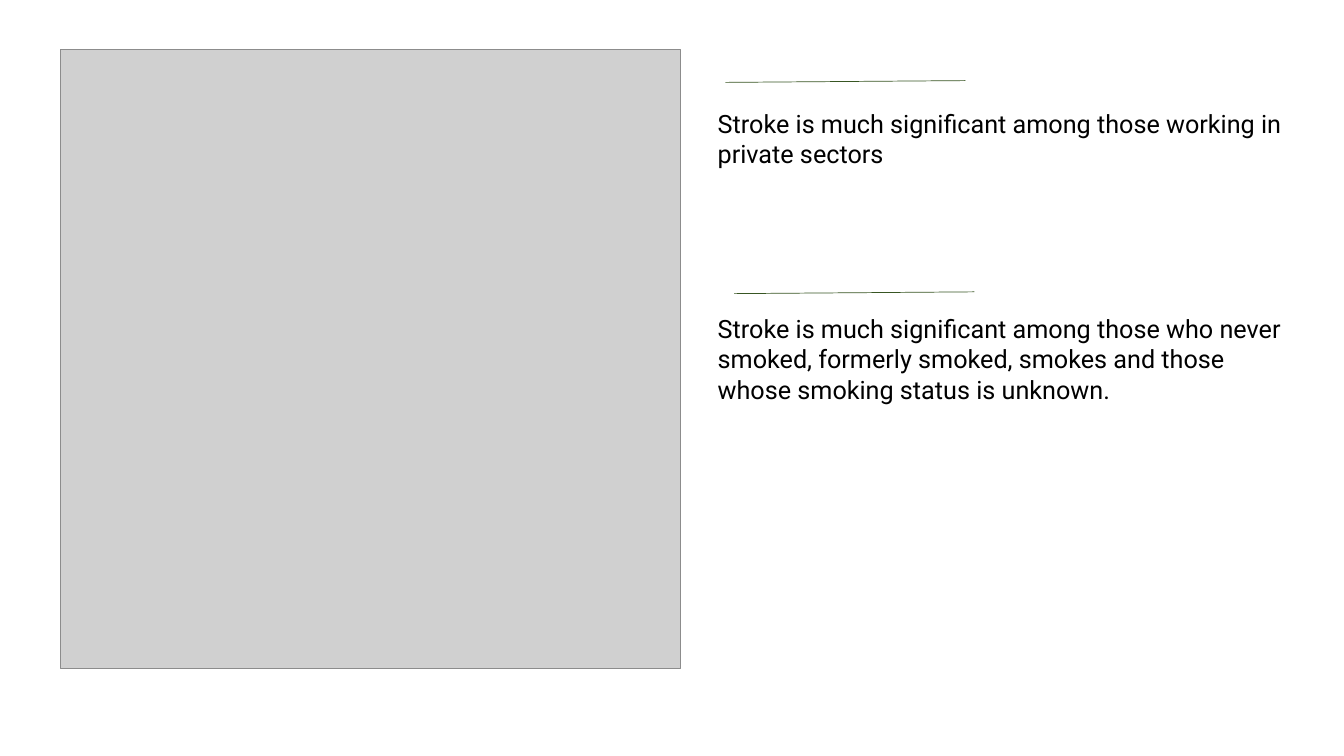
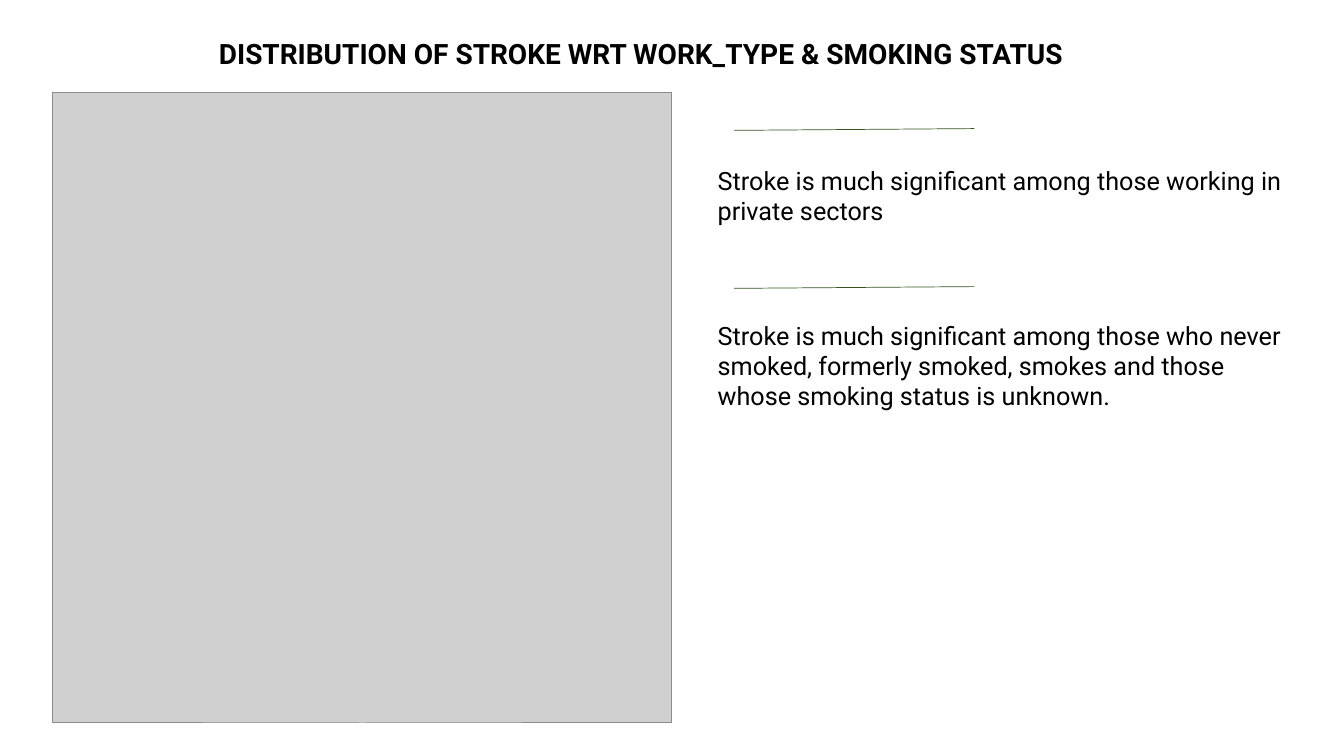
Before and after one commit to cynthiadalmas/Exploratory-data-analysis-on-stroke-dataset., a slide deck: slide 6 of STROKE DATA ANALYSIS.pptx. Drawn at 1344x756 pixels with LibreOffice and Linux fonts; fonts in the diff are those of the drawing; grey boxes stand for pictures. Boxes give left, top, right and bottom in pixels: in the first picture for what was removed or moved away, otherwise in the second. Text is boxed around its words. In the diff, an @@ line names an element or a change of style, - is before the commit and + after.

```diff
--- a/STROKE DATA ANALYSIS.pptx
+++ b/STROKE DATA ANALYSIS.pptx
@@ text added at (219,43,1062,67), 20 pt, text #000000, bold @@
+DISTRIBUTION OF STROKE WRT WORK_TYPE & SMOKING STATUS
@@ picture: place and size @@
-picture at (60,49,681,669)
+picture at (52,93,673,724)
@@ line moved from (726, 83) - (966, 81) to (734, 130) - (975, 129) @@
@@ text "Stroke is much significant among ...": place and size @@
-text "Stroke is much significant among ..." at (718,114,1281,168)
+text "Stroke is much significant among ..." at (718,171,1281,225)
@@ line moved from (734, 293) - (975, 292) to (734, 288) - (975, 286) @@
@@ text "Stroke is much significant among ...": place and size @@
-text "Stroke is much significant among ..." at (718,319,1281,405)
+text "Stroke is much significant among ..." at (718,326,1281,411)
```
Also in this commit, not shown: 4 other slides changed, 1 slide added, 2 slides removed.
